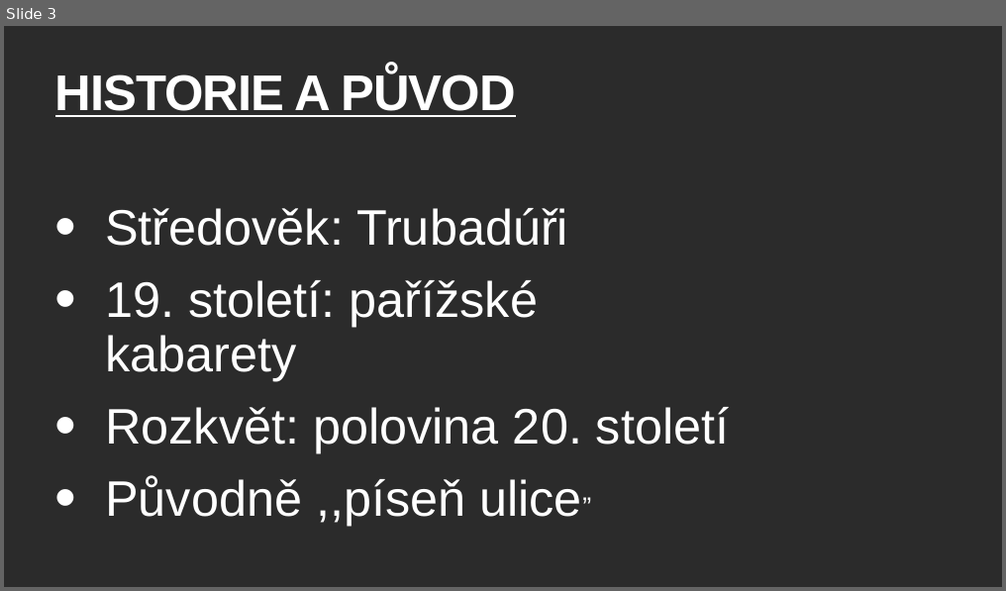
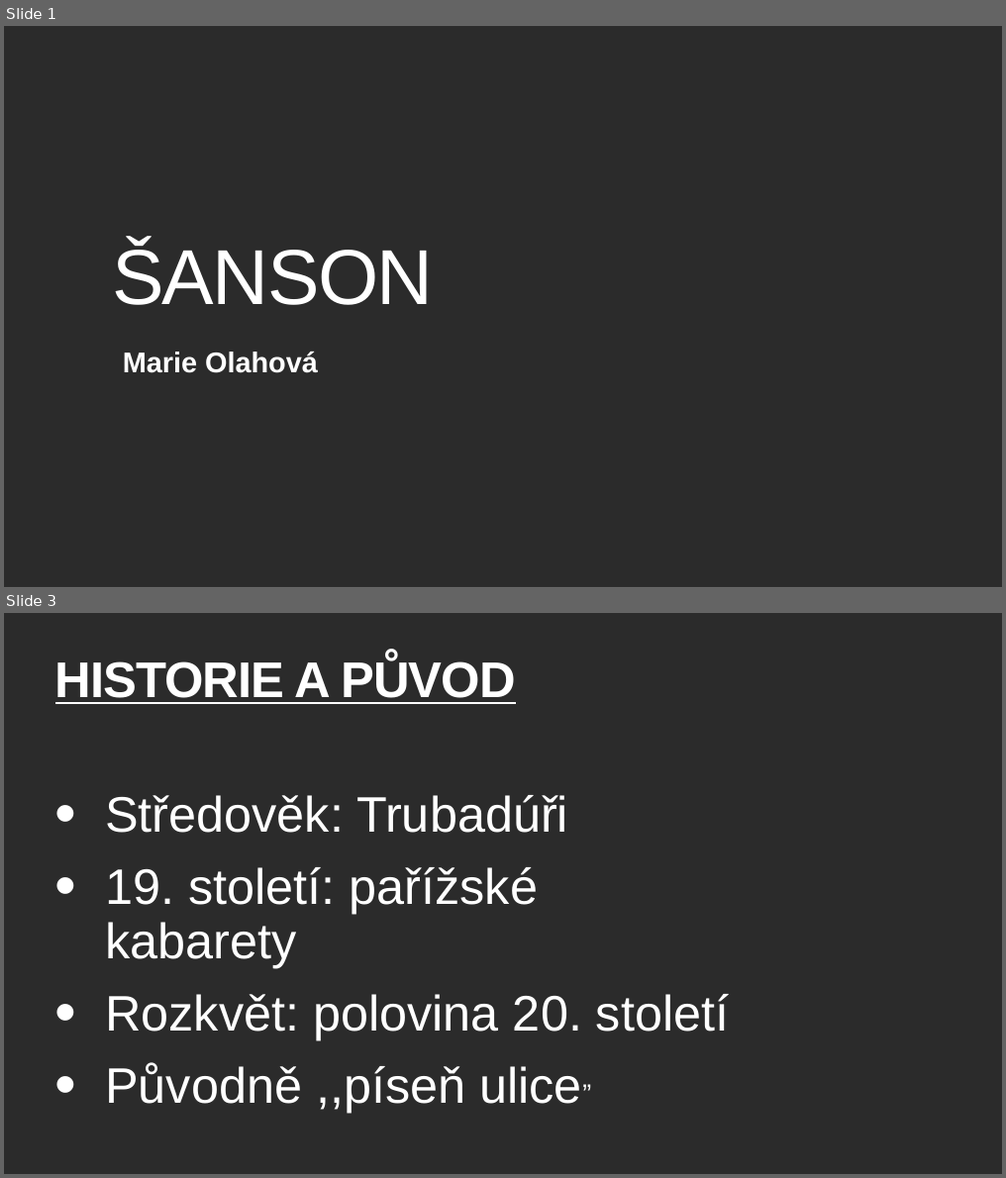
Before and after one commit to adamvotava1/prezentace, a slide deck: sanson.pptx. Shown one above the other, each under a label of ours: slide 3 before the commit, slides 1 and 3 after it; the slides between them are not shown. The pictures are 1006x591 and 1006x1178 pixels, drawn with LibreOffice and Linux fonts; fonts in the diff are those of the drawing; background and template pictures are left out; a plain dark background stands for a picture behind light text. Boxes give left, top, right and bottom in pixels: in the first picture for what was removed or moved away, otherwise in the second. Text is boxed around its words. In the diff, an @@ line names an element or a change of style, - is before the commit and + after.

```diff
--- a/sanson.pptx
+++ b/sanson.pptx
@@ slide 1 added at [4, 26, 1002, 587], background picture (left out) @@
@@ title added at [112, 242, 434, 305], 150 pt, text #FFFFFF @@
+ŠANSON
@@ subtitle added at [123, 352, 318, 373], 55 pt, text #FFFFFF, bold @@
+Marie Olahová
```
Also in this commit, not shown: 6 slides changed, 1 slide removed.
